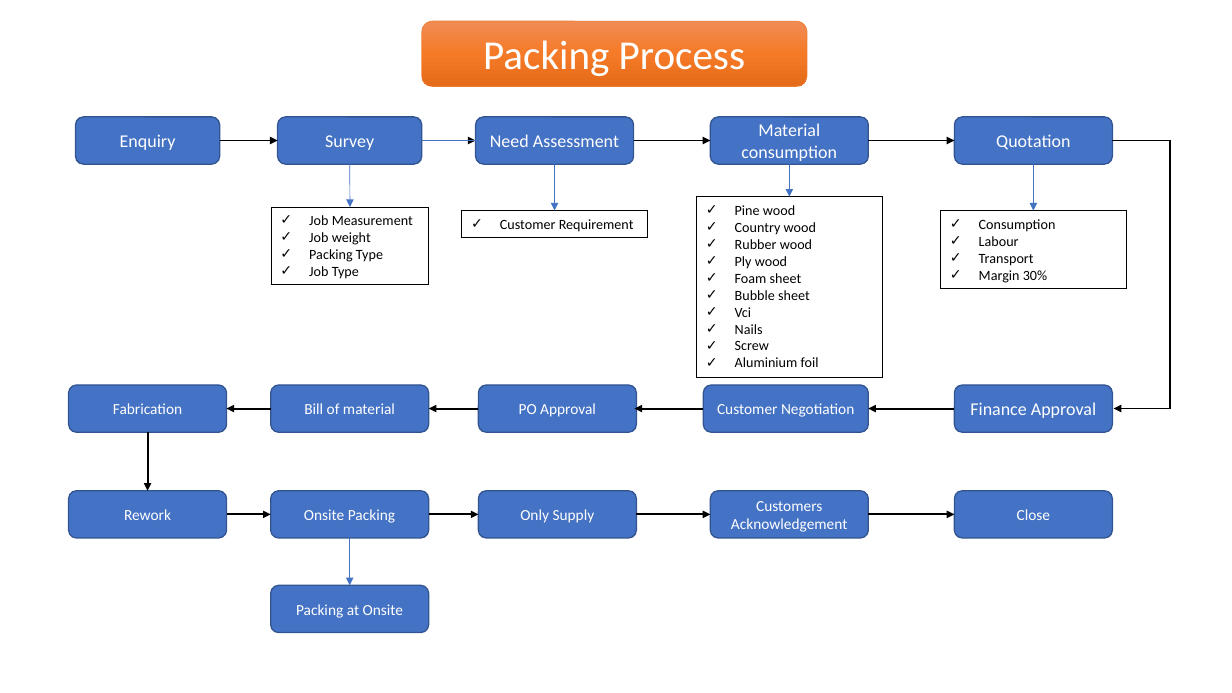
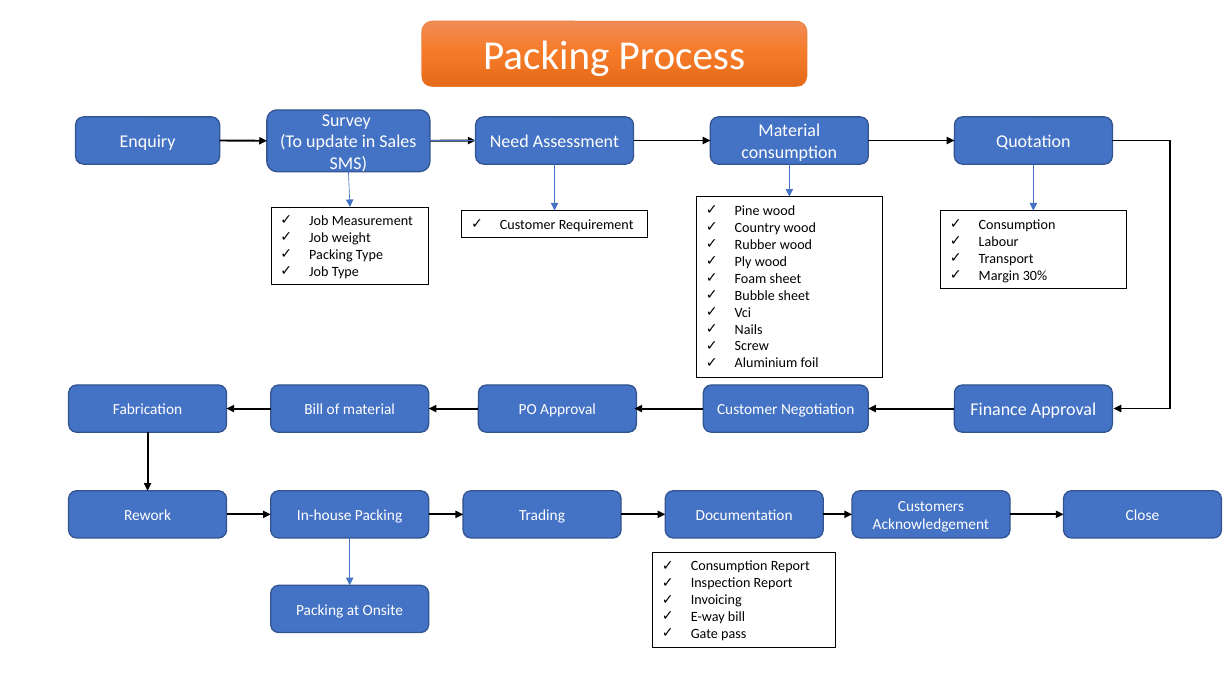
Before and after one commit to josevinoth/sms_project, a slide deck: slide 1 of Requirements/Packing/Packing_Process_v1.0.pptx. Drawn at 1232x693 pixels with LibreOffice and Linux fonts; fonts in the diff are those of the drawing. Boxes give left, top, right and bottom in pixels: in the first picture for what was removed or moved away, otherwise in the second. Text is boxed around its words. In the diff, an @@ line names an element or a change of style, - is before the commit and + after.

```diff
--- a/Requirements/Packing/Packing_Process_v1.0.pptx
+++ b/Requirements/Packing/Packing_Process_v1.0.pptx
@@ rounded rectangle "Survey": place and size @@
-rounded rectangle "Survey" at bbox=[277, 116, 421, 164]
+rounded rectangle "Survey" at bbox=[267, 110, 430, 172]
@@ arrow moved from (220, 140) - (277, 140) to (220, 140) - (267, 140) @@
@@ text in rounded rectangle at bbox=[280, 134, 416, 174]: paragraph added @@
+(To update in Sales SMS)
@@ arrow moved from (421, 140) - (476, 140) to (430, 140) - (476, 140) @@
@@ arrow moved from (349, 165) - (350, 207) to (348, 172) - (350, 207) @@
@@ text in rounded rectangle at bbox=[297, 509, 402, 523]: text changed @@
-Onsite Packing
+In-house Packing
@@ rounded rectangle "Trading": place and size @@
-rounded rectangle "Trading" at bbox=[479, 491, 637, 538]
+rounded rectangle "Trading" at bbox=[463, 491, 621, 538]
@@ text in rounded rectangle at bbox=[519, 509, 565, 523]: text changed @@
-Only Supply
+Trading
@@ rounded rectangle added at bbox=[665, 491, 823, 538], fill #4472C4, outline #325491 1 pt, 12 pt, text #FFFFFF @@
+Documentation
@@ rounded rectangle "Customers Acknowledgement": place and size @@
-rounded rectangle "Customers Acknowledgement" at bbox=[711, 491, 869, 538]
+rounded rectangle "Customers Acknowledgement" at bbox=[852, 491, 1010, 538]
@@ rounded rectangle "Close": place and size @@
-rounded rectangle "Close" at bbox=[955, 491, 1113, 538]
+rounded rectangle "Close" at bbox=[1064, 491, 1222, 538]
@@ arrow moved from (429, 515) - (479, 515) to (429, 515) - (463, 515) @@
@@ arrow moved from (637, 515) - (711, 515) to (621, 515) - (665, 515) @@
@@ arrow added from (823, 515) to (852, 515), #000000 1.5 pt @@
@@ arrow moved from (869, 515) - (955, 515) to (1010, 515) - (1064, 515) @@
@@ rectangle added at bbox=[653, 553, 836, 648], outline #000000 0.75 pt, 11 pt, text #000000 @@
+✓ Consumption Report
+✓ Inspection Report
+✓ Invoicing
+✓ E-way bill
+✓ Gate pass
```
Also in this commit, not shown: 16 other files.
